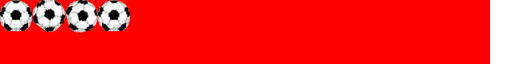
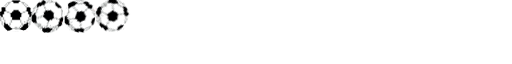
Revision of a layered 512×64 image; what changed, layer by layer:
added layer "Слой 11" above "Слой 10" over bbox(90, 0, 136, 38)
added layer "Слой 10" above "Слой 9" over bbox(60, 0, 102, 37)
added layer "Слой 9" above "Слой 8" over bbox(27, 0, 72, 38)
hid "Слой 8" over bbox(98, 0, 130, 32)
hid "Слой 7" over bbox(63, 0, 101, 35)
hid "Слой 6" over bbox(27, 0, 71, 37)
painted on "Слой 5" over bbox(7, 29, 32, 32)
hid "Слой 3" over bbox(0, 0, 490, 64)
